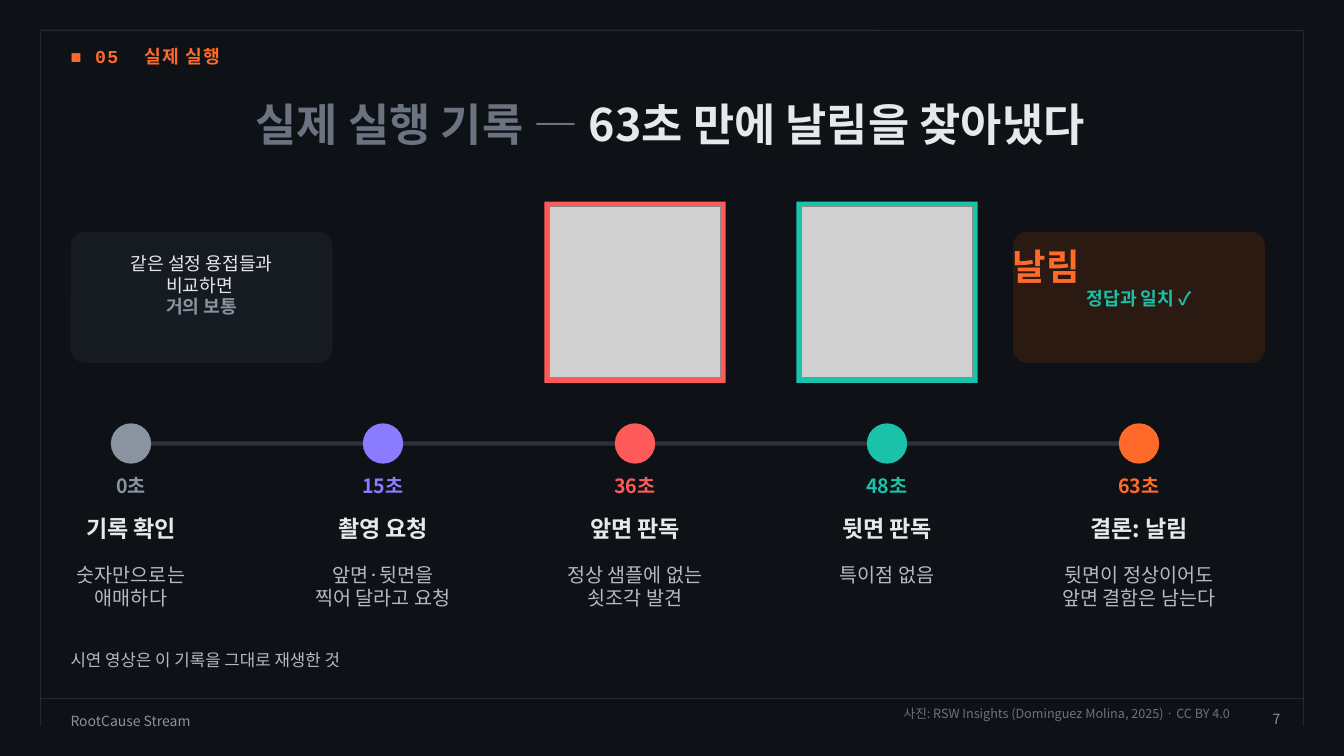
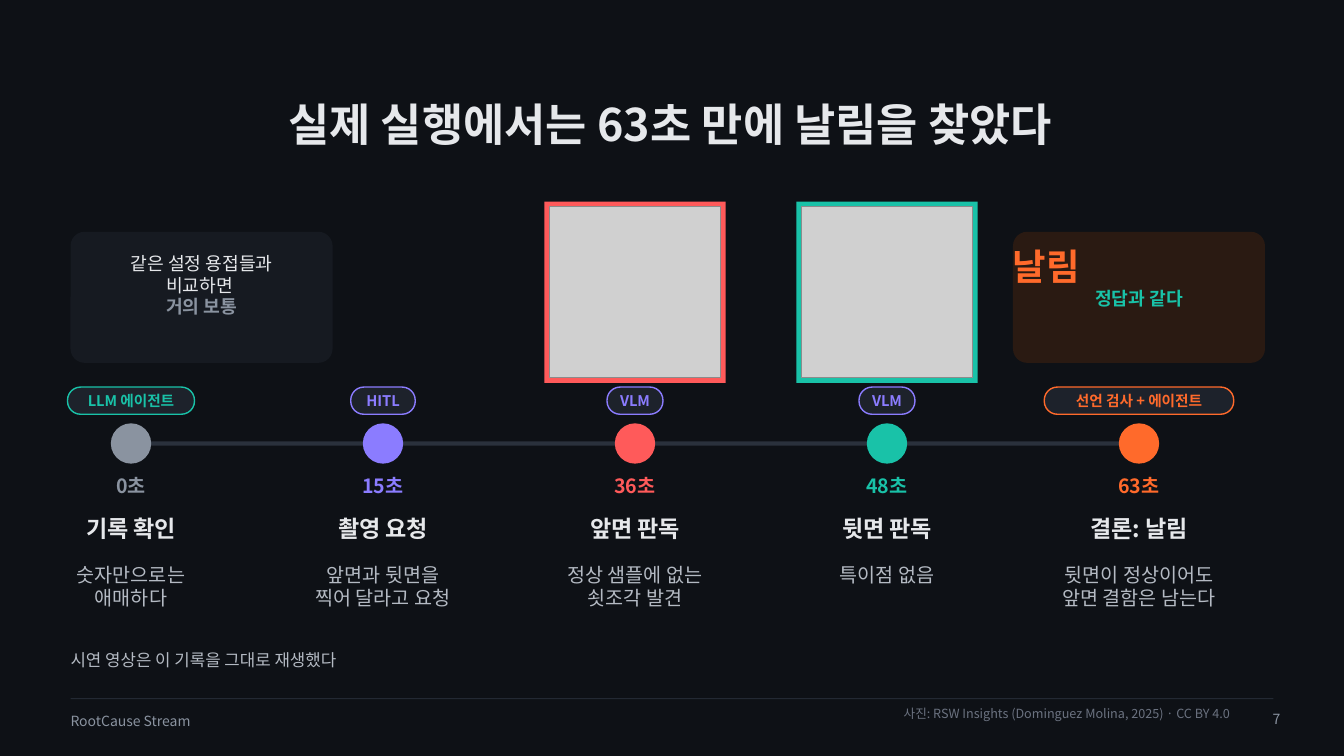
Before and after one commit to dlwogud/rootcause-stream, a slide deck: slide 7 of deck/RootCause_Stream_발표자료.pptx. Drawn at 1344x756 pixels with LibreOffice and Linux fonts; fonts in the diff are those of the drawing; grey boxes stand for pictures; background and template pictures are left out. Boxes give left, top, right and bottom in pixels: in the first picture for what was removed or moved away, otherwise in the second. Text is boxed around its words. In the diff, an @@ line names an element or a change of style, - is before the commit and + after.

```diff
--- a/deck/RootCause_Stream_발표자료.pptx
+++ b/deck/RootCause_Stream_발표자료.pptx
@@ line removed from (40, 30) to (40, 726) @@
@@ line removed from (40, 30) to (1304, 30) @@
@@ text removed at bbox=[95, 47, 221, 65] @@
-■ 05 실제 실행
@@ line removed from (1304, 30) to (1304, 726) @@
@@ title at bbox=[288, 103, 1052, 145]: text changed @@
-실제 실행 기록 — 63초 만에 날림을 찾아냈다
+실제 실행에서는 63초 만에 날림을 찾았다
@@ text at bbox=[1013, 249, 1182, 307]: text changed @@
-날림
-정답과 일치 ✓
+날림
+정답과 같다
@@ rounded rectangle added at bbox=[68, 387, 195, 414], fill #1D222B, outline #19C2A8 1 pt @@
@@ rounded rectangle added at bbox=[351, 387, 415, 414], fill #1D222B, outline #8B7CFF 1 pt @@
@@ rounded rectangle added at bbox=[607, 387, 663, 414], fill #1D222B, outline #8B7CFF 1 pt @@
@@ rounded rectangle added at bbox=[859, 387, 915, 414], fill #1D222B, outline #8B7CFF 1 pt @@
@@ rounded rectangle added at bbox=[1045, 387, 1234, 414], fill #1D222B, outline #FF6A2B 1 pt @@
@@ text added at bbox=[88, 393, 174, 408], 10.5 pt, text #19C2A8, bold @@
+LLM 에이전트
@@ text added at bbox=[366, 395, 399, 406], 10.5 pt, text #8B7CFF, bold @@
+HITL
@@ text added at bbox=[620, 395, 650, 406], 10.5 pt, text #8B7CFF, bold @@
+VLM
@@ text added at bbox=[872, 395, 902, 406], 10.5 pt, text #8B7CFF, bold @@
+VLM
@@ text added at bbox=[1076, 393, 1202, 408], 10.5 pt, text #FF6A2B, bold @@
+선언 검사 + 에이전트
@@ text at bbox=[327, 566, 439, 584]: text changed @@
-앞면·뒷면을
+앞면과 뒷면을
@@ text at bbox=[71, 652, 337, 668]: text changed @@
-시연 영상은 이 기록을 그대로 재생한 것
+시연 영상은 이 기록을 그대로 재생했다
@@ line moved from (40, 699) - (1304, 699) to (71, 699) - (1273, 699) @@
```
Also in this commit, not shown: 17 other slides changed, 1 slide added, 6 other files.
